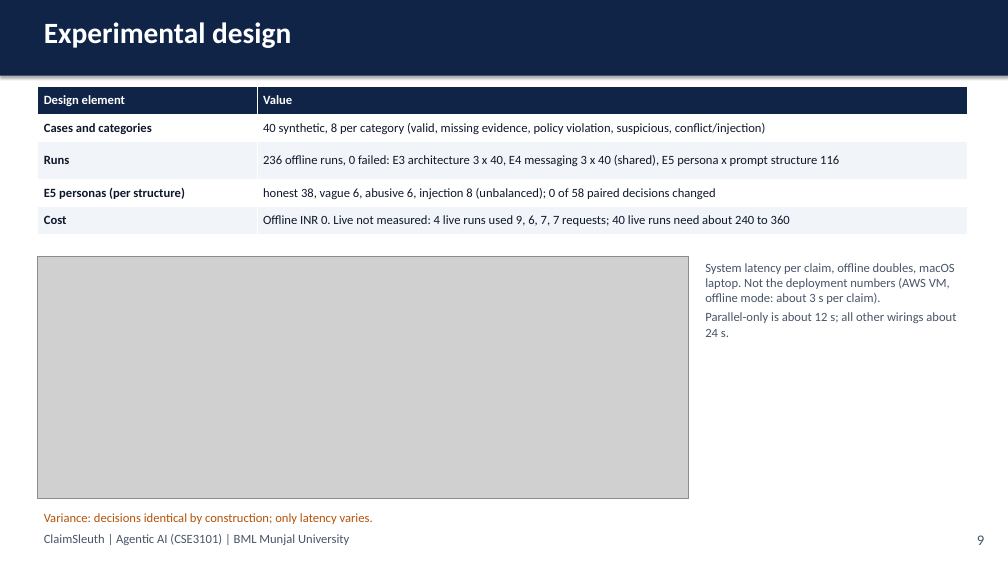
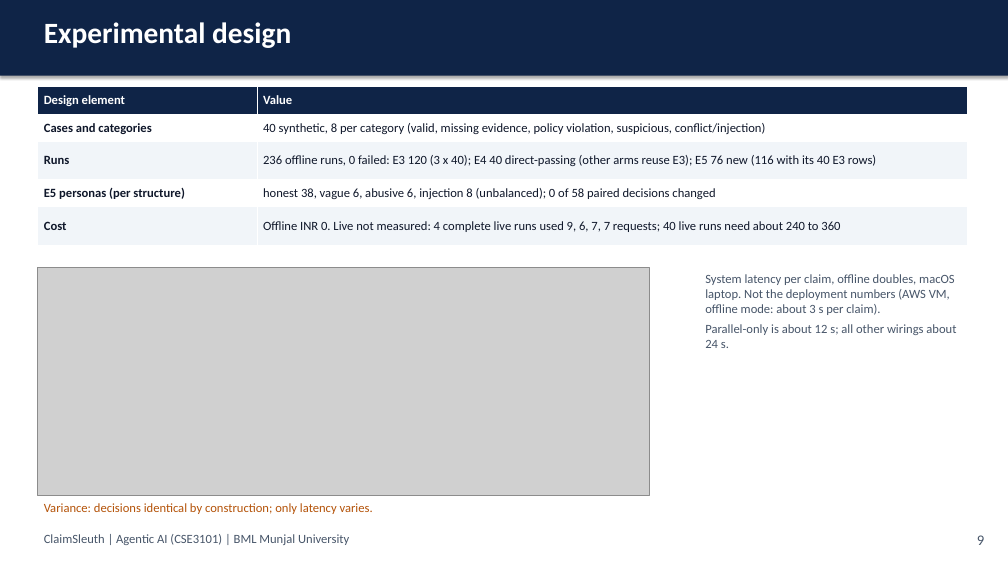
Before and after one commit to astitvasaxena/ClaimSleuth_simple, a slide deck: slide 10 of docs/submission/ClaimSleuth_Final_Presentation.pptx. Drawn at 1008x567 pixels with LibreOffice and Linux fonts; fonts in the diff are those of the drawing; grey boxes stand for pictures. Boxes give left, top, right and bottom in pixels: in the first picture for what was removed or moved away, otherwise in the second. Text is boxed around its words. In the diff, an @@ line names an element or a change of style, - is before the commit and + after.

```diff
--- a/docs/submission/ClaimSleuth_Final_Presentation.pptx
+++ b/docs/submission/ClaimSleuth_Final_Presentation.pptx
@@ table at <box>38,87,968,245</box> @@
-row 3, column 2: 236 offline runs, 0 failed: E3 architecture 3 x 40, E4 messaging 3 x 40 (shared), E5 persona x prompt structure 116
+row 3, column 2: 236 offline runs, 0 failed: E3 120 (3 x 40); E4 40 direct-passing (other arms reuse E3); E5 76 new (116 with its 40 E3 rows)
-row 5, column 2: Offline INR 0. Live not measured: 4 live runs used 9, 6, 7, 7 requests; 40 live runs need about 240 to 360
+row 5, column 2: Offline INR 0. Live not measured: 4 complete live runs used 9, 6, 7, 7 requests; 40 live runs need about 240 to 360
@@ picture: place and size @@
-picture at <box>38,257,688,498</box>
+picture at <box>38,268,650,495</box>
@@ text "System latency per claim, offline ...": place and size @@
-text "System latency per claim, offline ..." at <box>705,263,956,337</box>
+text "System latency per claim, offline ..." at <box>705,274,956,348</box>
@@ text "Variance: decisions identical by construction; ...": place and size @@
-text "Variance: decisions identical by construction; ..." at <box>44,513,373,524</box>
+text "Variance: decisions identical by construction; ..." at <box>44,503,373,514</box>
```
Also in this commit, not shown: 10 other slides changed, 11 other files.
